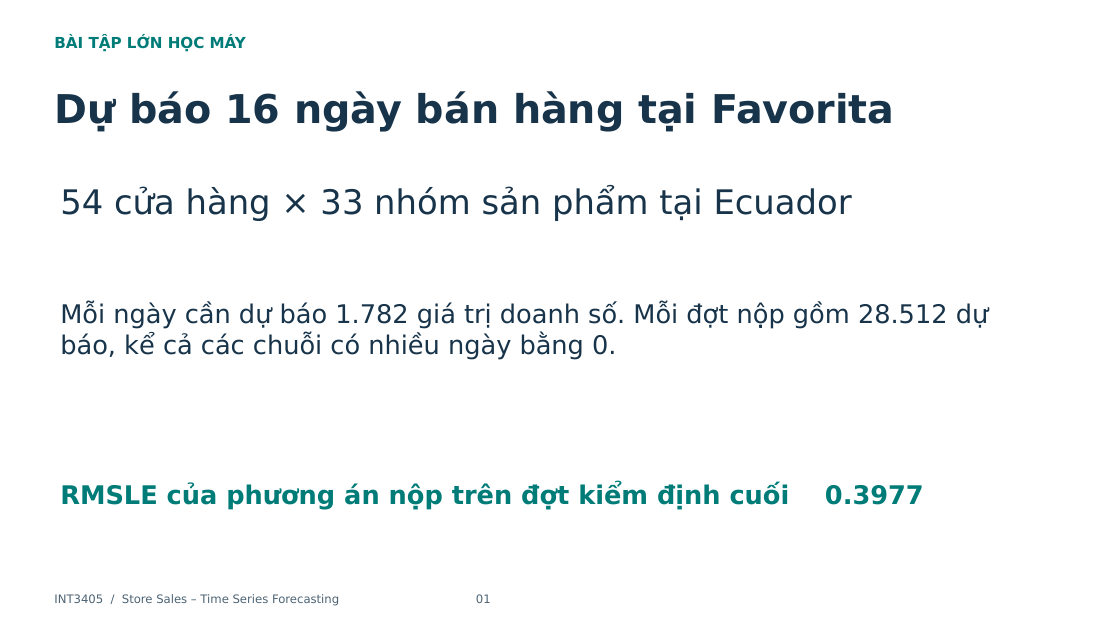
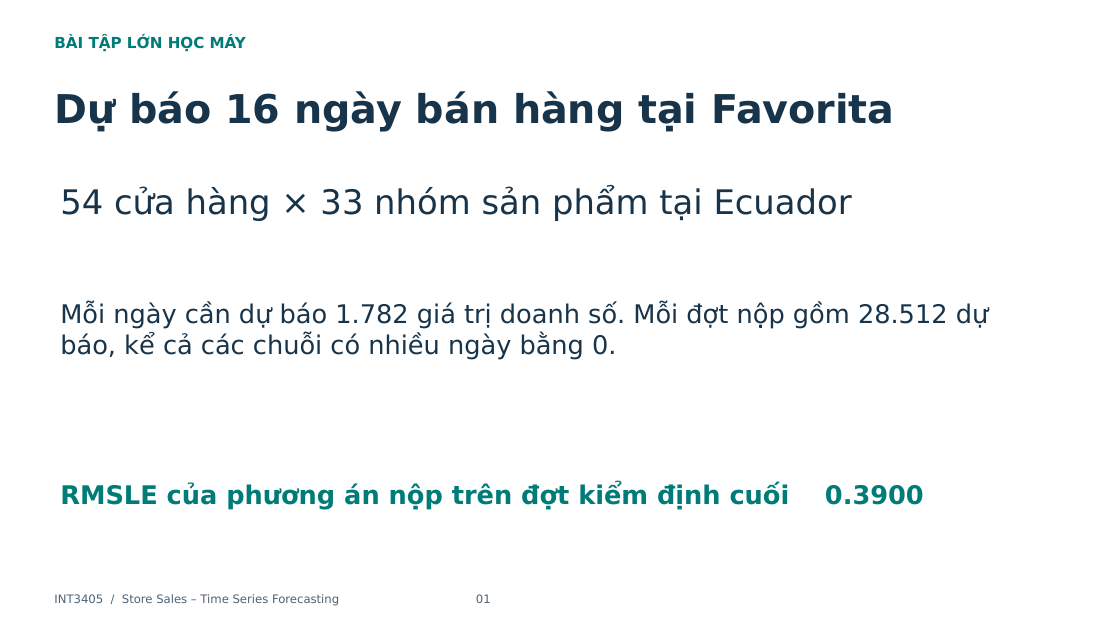
Before and after one commit to nchh06/ML_store_sales, a slide deck: slide 1 of report.pptx. Drawn at 1120x630 pixels with LibreOffice and Linux fonts; fonts in the diff are those of the drawing. Boxes give left, top, right and bottom in pixels: in the first picture for what was removed or moved away, otherwise in the second. Text is boxed around its words. In the diff, an @@ line names an element or a change of style, - is before the commit and + after.

```diff
--- a/report.pptx
+++ b/report.pptx
@@ text at (x1=60, y1=484, x2=924, y2=510): text changed @@
-RMSLE của phương án nộp trên đợt kiểm định cuối 0.3977
+RMSLE của phương án nộp trên đợt kiểm định cuối 0.3900
```
Also in this commit, not shown: 6 other slides changed, 1 slide added, 8 other files.
